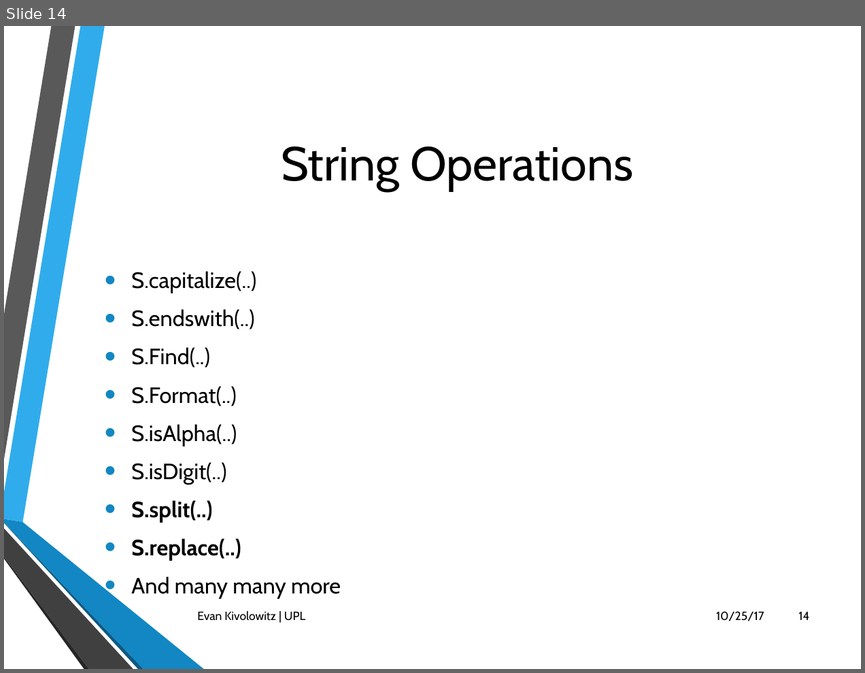
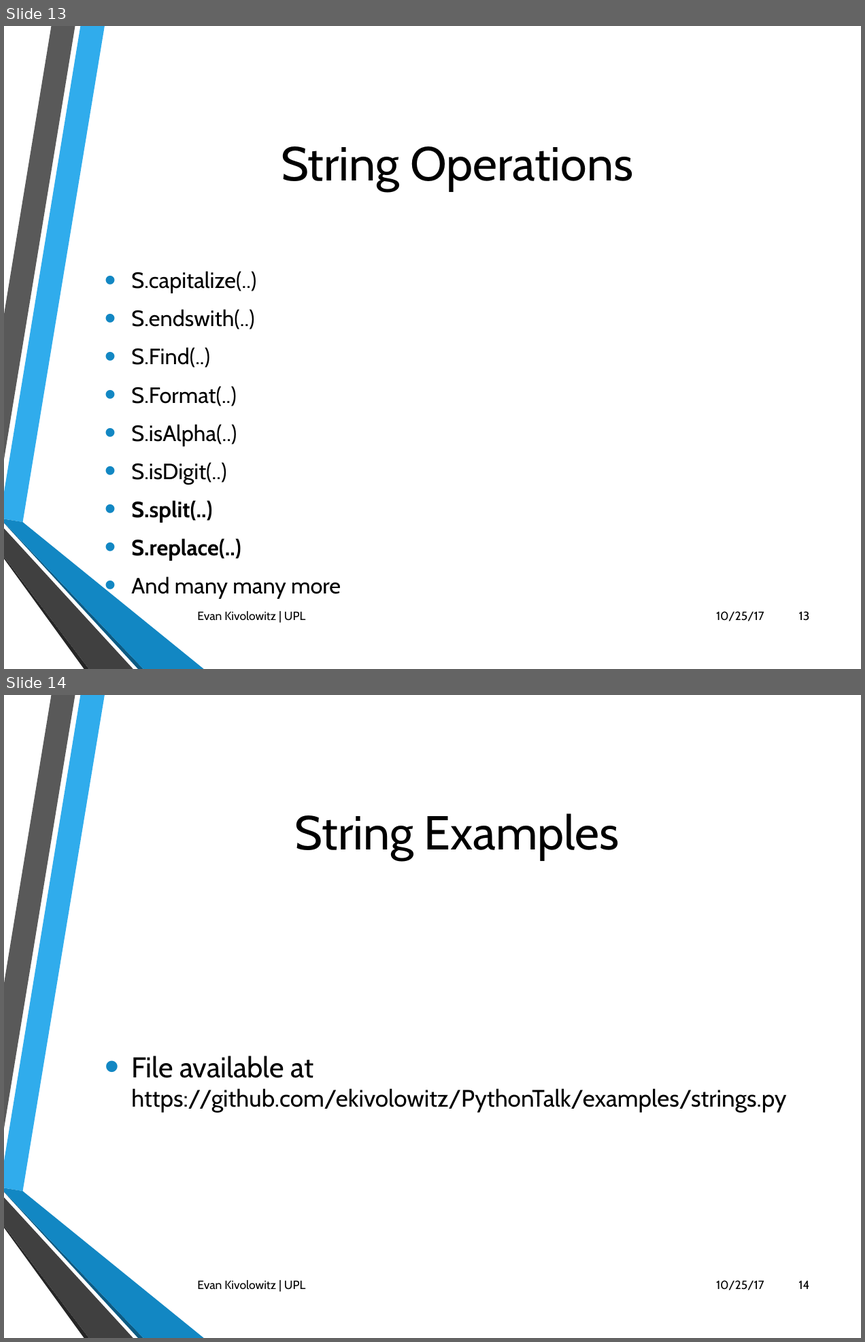
Before and after one commit to ekivolowitz/PythonTalk, a slide deck: Python.pptx. Shown one above the other, each under a label of ours: slide 14 before the commit, slides 13 and 14 after it. The pictures are 865x673 and 865x1342 pixels, drawn with LibreOffice and Linux fonts; fonts in the diff are those of the drawing; background and template pictures are left out. Boxes give left, top, right and bottom in pixels: in the first picture for what was removed or moved away, otherwise in the second. Text is boxed around its words. In the diff, an @@ line names an element or a change of style, - is before the commit and + after.

```diff
--- a/Python.pptx
+++ b/Python.pptx
@@ slide 14 added at [4, 695, 861, 1338], background picture (left out); not listed: 6 template elements that a slide beside it also shows @@
@@ title added at [295, 813, 619, 860], 40 pt, text #000000 @@
+String Examples
@@ text added at [131, 1055, 786, 1113], 20 pt, text #000000 @@
+• File available at https://github.com/ekivolowitz/PythonTalk/examples/strings.py
@@ text added at [197, 1280, 305, 1289], 10 pt, text #000000 @@
+Evan Kivolowitz | UPL
@@ text added at [716, 1280, 764, 1290], 10 pt, text #000000 @@
+10/25/17
@@ page number added at [798, 1280, 809, 1289], 10 pt, text #000000 @@
+14
@@ what was slide 14 is now slide 13 @@
@@ page number at [799, 611, 810, 620]: text changed @@
-14
+13
```
Also in this commit, not shown: 3 slides changed, 7 other slides added, 14 other files.
